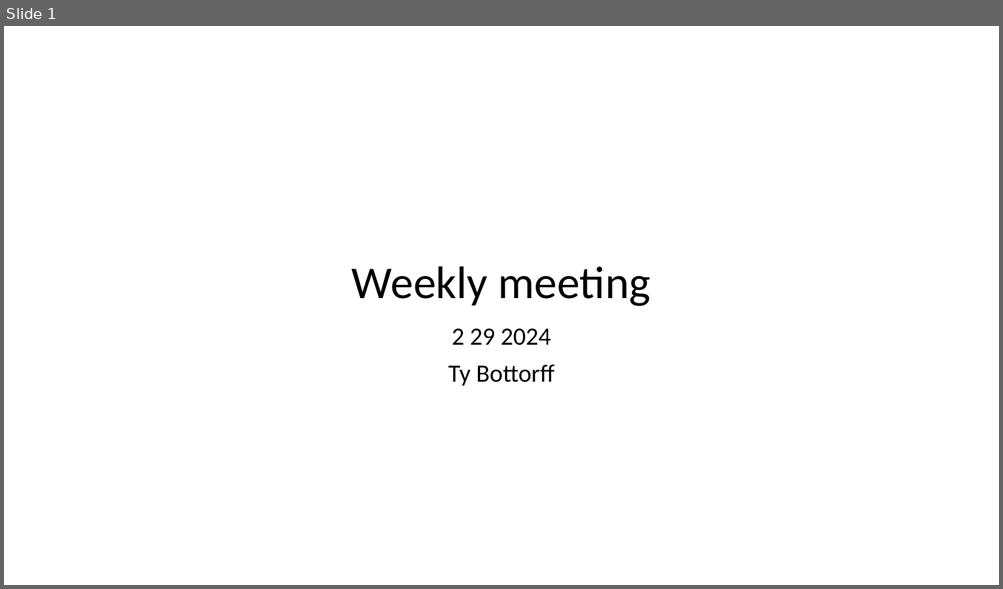
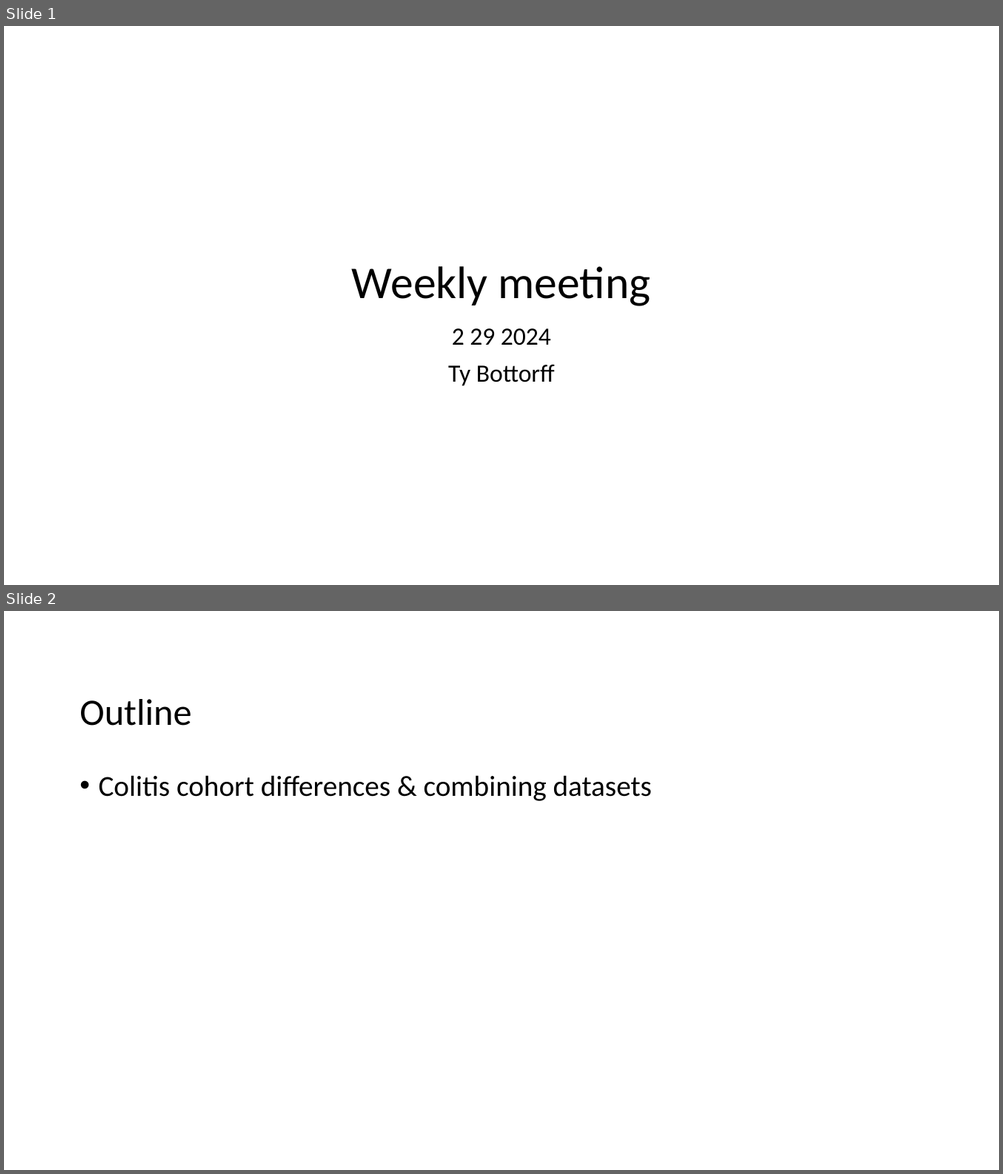
Before and after one commit to tybottorff/bottorffdocs, a slide deck: presentations/weekly_meetings/2_29_24.pptx. Shown one above the other, each under a label of ours: slide 1 before the commit, slides 1 and 2 after it. The pictures are 1003x589 and 1003x1174 pixels, drawn with LibreOffice and Linux fonts; fonts in the diff are those of the drawing. Boxes give left, top, right and bottom in pixels: in the first picture for what was removed or moved away, otherwise in the second. Text is boxed around its words. In the diff, an @@ line names an element or a change of style, - is before the commit and + after.

```diff
--- a/presentations/weekly_meetings/2_29_24.pptx
+++ b/presentations/weekly_meetings/2_29_24.pptx
@@ slide 2 added at (4,611,999,1170), background #FFFFFF @@
@@ title added at (79,699,191,726), 36 pt, text #000000 @@
+Outline
@@ text added at (99,775,652,801), 28 pt, text #000000 @@
+• Colitis cohort differences & combining datasets
```
Also in this commit, not shown: 7 slides changed, 1 other slide added, 1 slide removed.
